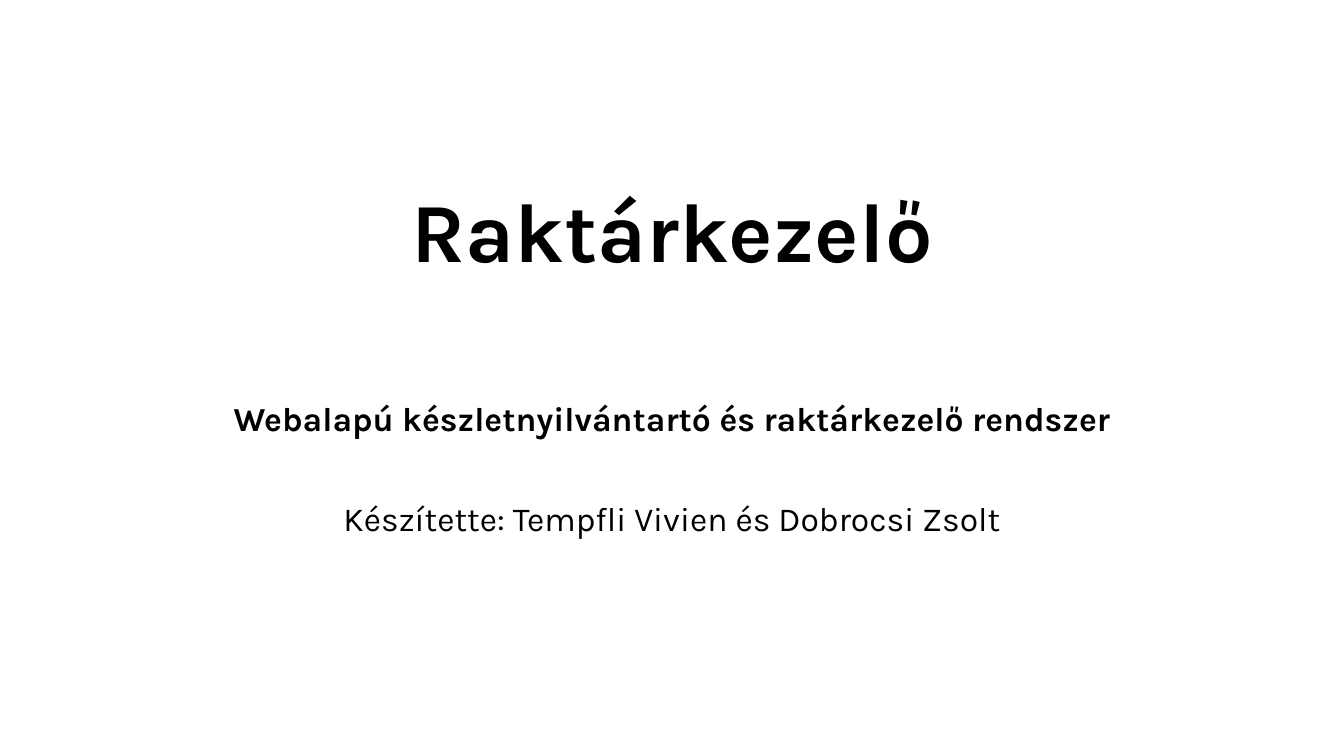
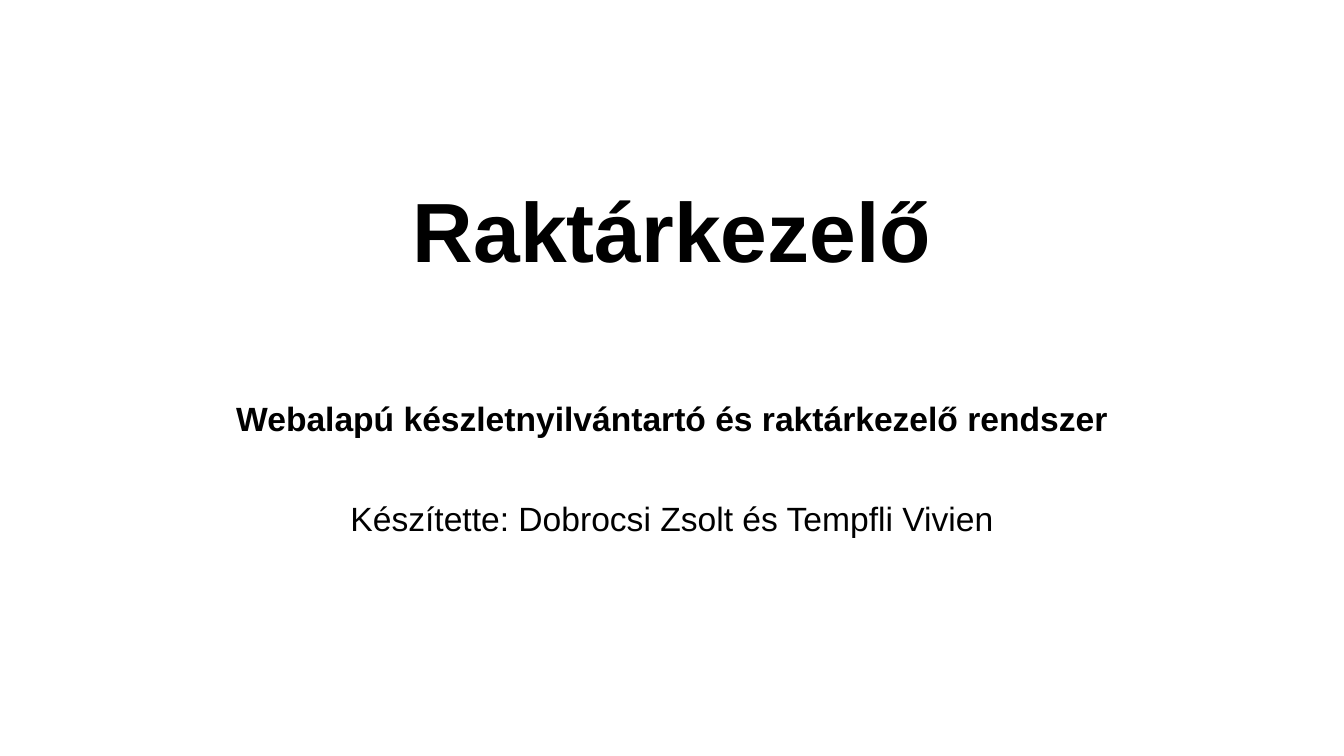
Before and after one commit to Vividia47/raktar, a slide deck: slide 1 of Documentation/exam.pptx. Drawn at 1344x756 pixels with LibreOffice and Linux fonts; fonts in the diff are those of the drawing; background and template pictures are left out. Boxes give left, top, right and bottom in pixels: in the first picture for what was removed or moved away, otherwise in the second. Text is boxed around its words. In the diff, an @@ line names an element or a change of style, - is before the commit and + after.

```diff
--- a/Documentation/exam.pptx
+++ b/Documentation/exam.pptx
@@ title "Raktárkezelő" at (413,200,931,263): font Karla to Arial @@
@@ subtitle at (236,406,1107,438): font Karla to Arial in "Webalapú készletnyilvántartó és raktárkezelő rendszer"; less space between paragraphs @@
@@ subtitle at (350,506,993,538): text changed; font Karla to Arial @@
-Készítette: Tempfli Vivien és Dobrocsi Zsolt
+Készítette: Dobrocsi Zsolt és Tempfli Vivien
```
Also in this commit, not shown: 6 other slides changed, 10 slides added.
